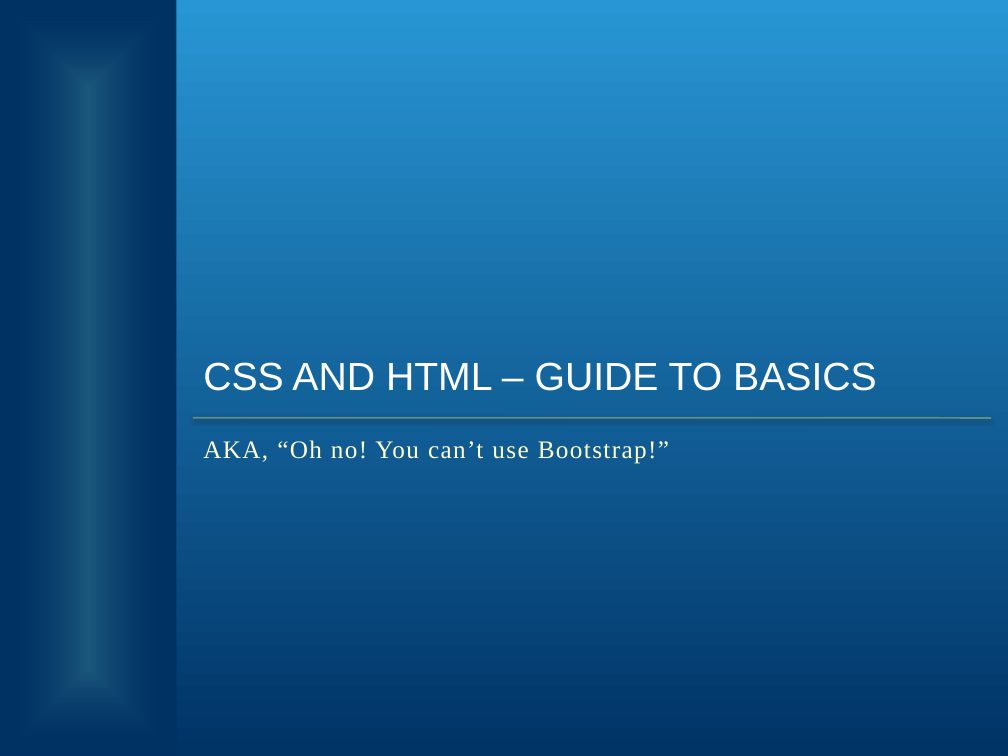
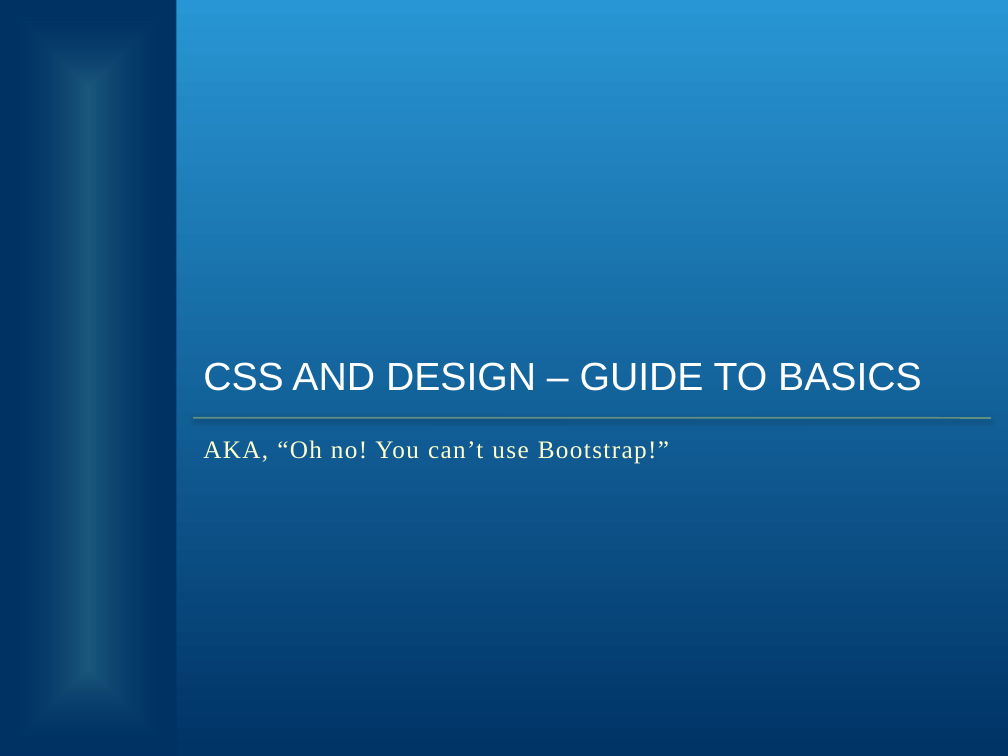
Before and after one commit to zithrandmir/sparkle, a slide deck: slide 1 of Extended Campuses/EC CSS HTML Presentation.pptx. Drawn at 1008x756 pixels with LibreOffice and Linux fonts; fonts in the diff are those of the drawing; background and template pictures are left out. Boxes give left, top, right and bottom in pixels: in the first picture for what was removed or moved away, otherwise in the second. Text is boxed around its words. In the diff, an @@ line names an element or a change of style, - is before the commit and + after.

Commit message:
/ ‘Extended Campuses/EC CSS HTML Presentation.pptx’

```diff
--- a/Extended Campuses/EC CSS HTML Presentation.pptx
+++ b/Extended Campuses/EC CSS HTML Presentation.pptx
@@ title at bbox=[203, 362, 922, 391]: text changed @@
-CSS AND HTML – GUIDE TO BASICS
+CSS AND DESIGN – GUIDE TO BASICS
```
Also in this commit, not shown: 1 other slide changed, 3 slides added, 1 slide removed.
